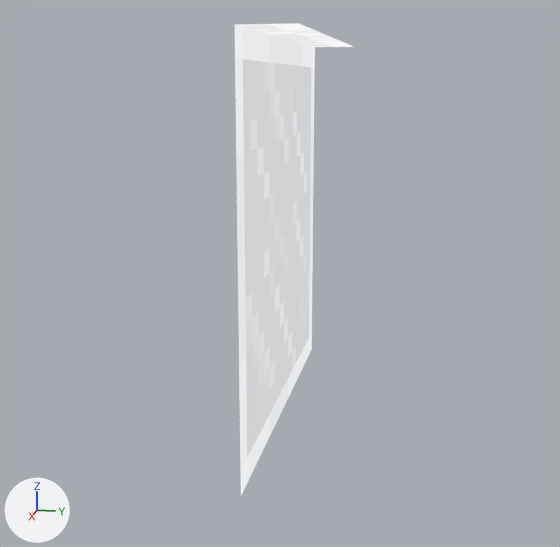
Two versions of the Blender file Glass_pane/JE/14w10a and 14w26a.blend, one commit apart.
Both versions are drawn from a camera (50 mm lens) standing at (6.43, 1.05, 1.25) and looking at (0.12, -0.21, -0.32). Every picture has the same lights, and +X, +Y and +Z are marked at lower left.

In view in the first picture: 'left', 'top.001'.
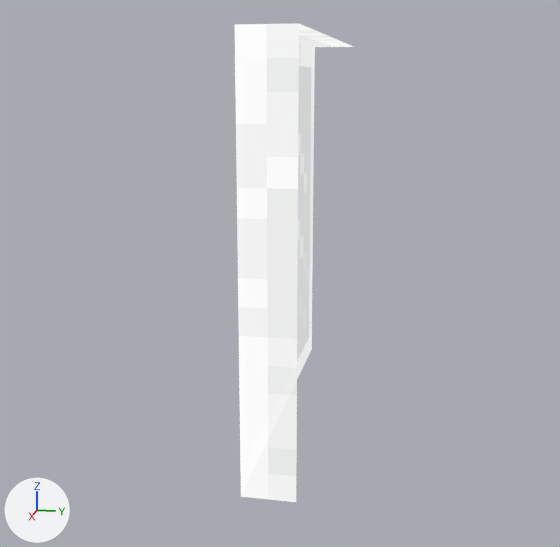
What differs and where, as boxes (x1, y1, x2, y2) in the pictures (560 x 547 px):
'right', shown
    after: (235, 23, 299, 502)
'left', unchanged, covered by the edit
    before: (235, 25, 315, 495)
    after: (297, 43, 315, 379)

The change, as a diff of the scene's bpy script:
```diff
--- a/Glass_pane/JE/14w10a and 14w26a.blend.py
+++ b/Glass_pane/JE/14w10a and 14w26a.blend.py
@@ ob_right @@
 ob_right.scale = (1.6, 1.6, 0.0)
-ob_right.hide_render = True
```
